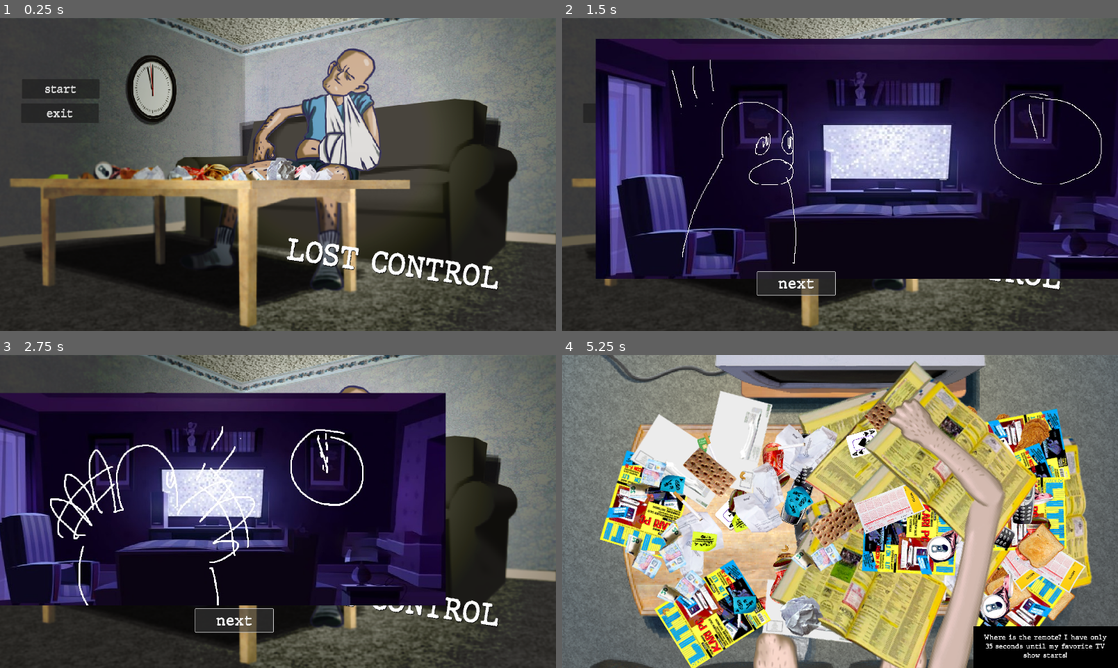
Above: before the commit, frames 1-4 (two rows, left to right).
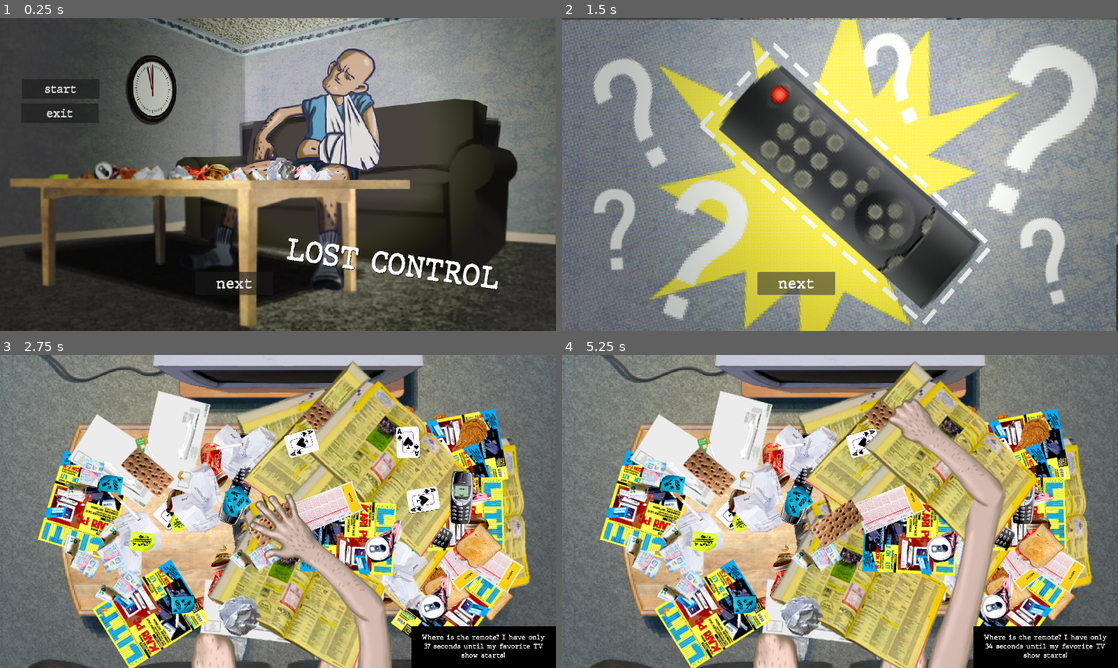
Above: after the commit, the same moments.

Repository: Hesuvius/LOST_CONTROL
Game: Godot game, scene res://start_menu/menu.tscn
Same seed, same stepped clock (60 frames per second), same inputs: the game is played once before the commit and once after it.
Inputs (mouse positions are in pixels of both pictures, inside the frame that each line leads up to):
- Up to frame 1 (0.25 s): no input
- Up to frame 2 (1.5 s): click "start" at 0.5 s; click "next" at 1.25 s
- Up to frame 3 (2.75 s): click "next" at 2 s
- Up to frame 4 (5.25 s): click (795, 621) at 2.75 s, where only the run before the commit has a clickable "next"; tap Enter at 3.5, 5 s; move the mouse to (867, 511) at 3.52 s; click (867, 511) at 3.67 s; tap Space at 4.25 s; move the mouse to (812, 511) at 4.27 s; click (812, 511) at 4.42 s; move the mouse to (851, 505) at 5.02 s; click (851, 505) at 5.17 s

The runs differ from the first frame. In frame 1, 0.3% of the frame differs, in the area x 38-47%, y 81-89%; in frame 2, 98%, in the area x 0-100%, y 0-100%; in frame 3, 91%; in frame 4, 0.2%.

Commit message:
added story slides

Diff:
--- a/Lost Control/start_menu/menu.gd
+++ b/Lost Control/start_menu/menu.gd
@@ -18,24 +18,22 @@
 			storySlidesList[slidecount-1].set_visible(false)
 		storySlidesList[slidecount].set_visible(true)
 		slidecount = slidecount + 1
-		print(slidecount,slidesmax)
 	if slidecount == slidesmax:
 		# turns out gd script doesn't have try-catch
 		go_to_main_game()
 
 func _on_exit_btn_pressed():
-	print("exit")
 	get_tree().quit()
 
 func _on_start_btn_pressed():
 	$main_menu_graphics/buttons/start_btn.set_visible(false)
 	$main_menu_graphics/buttons/next_btn.set_visible(true)
-	show_next_slider(4)
+	show_next_slider(3)
 	#slide_timer.start(5)
 
 func _on_next_btn_pressed():
-	# number here is the amount of slides
-	show_next_slider(4)
+	print("pressed")
+	show_next_slider(3)
 
 func _on_slide_timer_timeout():
 	go_to_main_game()
--- a/Lost Control/start_menu/menu.tscn
+++ b/Lost Control/start_menu/menu.tscn
@@ -3,8 +3,8 @@
 [ext_resource type="Script" path="res://start_menu/menu.gd" id="1_tcir3"]
 [ext_resource type="Texture2D" uid="uid://c8urkiwbw8qs0" path="res://graphics/aloitusruutu.png" id="2_d4qum"]
 [ext_resource type="AudioStream" uid="uid://hw0d60di5860" path="res://sound and music/lost_remote_hidas_02.mp3" id="3_oagbh"]
-[ext_resource type="Texture2D" uid="uid://1fmyhh45n511" path="res://graphics/placeholders/godot_test2.jpg" id="4_elq01"]
-[ext_resource type="Texture2D" uid="uid://buchx5vibpgot" path="res://graphics/placeholders/godot_test3.jpg" id="5_h08ah"]
+[ext_resource type="Texture2D" uid="uid://mkghlxo7qkp4" path="res://graphics/aloitusruutu_2.png" id="4_tge66"]
+[ext_resource type="Texture2D" uid="uid://bakflhfkuw6be" path="res://graphics/aloitusruutu_3.png" id="5_kakeq"]
 [ext_resource type="FontFile" uid="uid://h0v8h3l3cdpa" path="res://Fonts/typewriter font/JMH Typewriter-Bold.ttf" id="6_xfg26"]
 
 [sub_resource type="Theme" id="Theme_y0f10"]
@@ -42,7 +42,6 @@
 text = "start"
 
 [node name="next_btn" type="Button" parent="main_menu_graphics/buttons"]
-visible = false
 z_index = 5
 offset_left = 675.0
 offset_top = 876.0
@@ -58,30 +57,22 @@
 [node name="story1" type="Sprite2D" parent="story_slides" groups=["story_slides_group"]]
 visible = false
 z_index = 3
-position = Vector2(832.287, 393.7)
-scale = Vector2(1.98866, 1.99337)
-texture = ExtResource("2_d4qum")
+position = Vector2(961.085, 544.79)
+scale = Vector2(1.00541, 1.0078)
+texture = ExtResource("4_tge66")
 
 [node name="story2" type="Sprite2D" parent="story_slides" groups=["story_slides_group"]]
 visible = false
 z_index = 3
-position = Vector2(1126, 486)
-scale = Vector2(2.42875, 2.10917)
-texture = ExtResource("4_elq01")
-
-[node name="story3" type="Sprite2D" parent="story_slides" groups=["story_slides_group"]]
-visible = false
-z_index = 3
-position = Vector2(737.25, 497.375)
-scale = Vector2(1.92937, 1.86792)
-texture = ExtResource("5_h08ah")
+position = Vector2(954, 545.524)
+texture = ExtResource("5_kakeq")
 
 [node name="safety_filler" type="Sprite2D" parent="story_slides" groups=["story_slides_group"]]
 visible = false
 z_index = 3
-position = Vector2(737.25, 497.375)
-scale = Vector2(1.92937, 1.86792)
-texture = ExtResource("5_h08ah")
+position = Vector2(1064.21, 578.162)
+scale = Vector2(1.11293, 1.07748)
+texture = ExtResource("5_kakeq")
 
 [node name="win_slides" type="Node2D" parent="."]
 
Binary file added: Lost Control/graphics/aloitusruutu_2.png
Not shown, added: Lost Control/graphics/aloitusruutu_2.png.import
Binary file added: Lost Control/graphics/aloitusruutu_3.png
Not shown, added: Lost Control/graphics/aloitusruutu_3.png.import
